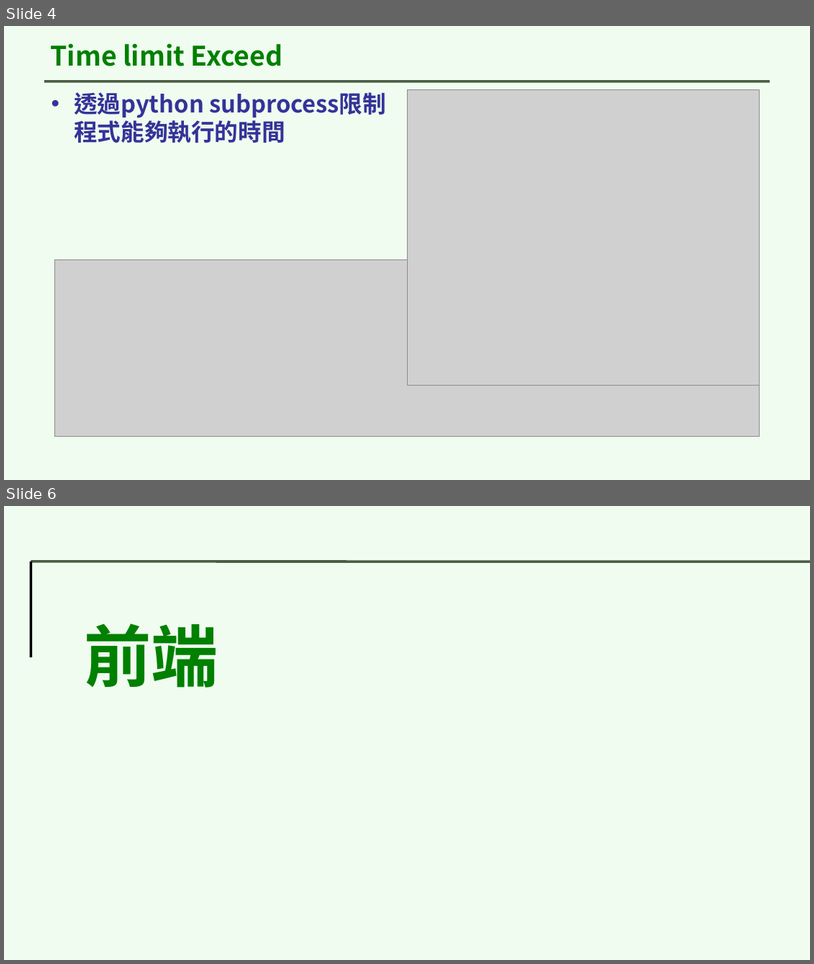
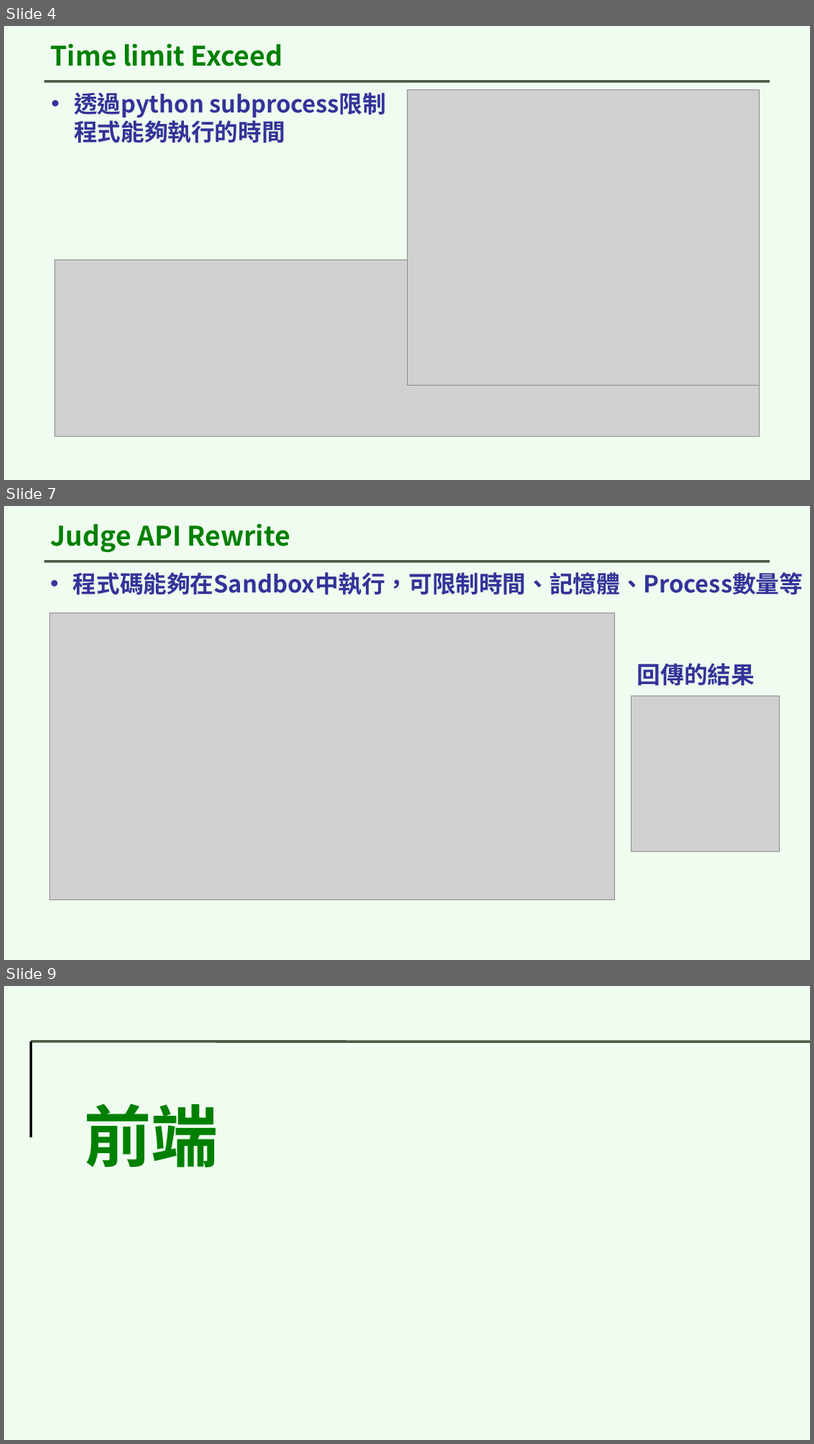
Before and after one commit to youmin1017/logseq, a slide deck: assets/解題平台.pptx. Shown one above the other, each under a label of ours: slides 4 and 6 before the commit, slides 4, 7 and 9 after it; the slides between them are not shown. The pictures are 814x964 and 814x1444 pixels, drawn with LibreOffice and Linux fonts; fonts in the diff are those of the drawing; grey boxes stand for pictures; background and template pictures are left out. Boxes give left, top, right and bottom in pixels: in the first picture for what was removed or moved away, otherwise in the second. Text is boxed around its words. In the diff, an @@ line names an element or a change of style, - is before the commit and + after.

```diff
--- a/assets/解題平台.pptx
+++ b/assets/解題平台.pptx
@@ slide 7 added at [4, 506, 810, 960], background picture (left out); not listed: 1 template element that a slide beside it also shows @@
@@ title added at [50, 523, 291, 552], 32 pt, text #008000, bold @@
+Judge API Rewrite
@@ text added at [73, 572, 803, 595], 28 pt, text #333399, bold @@
+• 程式碼能夠在Sandbox中執行，可限制時間、記憶體、Process數量等
@@ picture added at [50, 613, 615, 899] @@
@@ text added at [638, 663, 755, 685], 28 pt, text #333399, bold @@
+回傳的結果
@@ picture added at [632, 696, 780, 851] @@
@@ what was slide 6 is now slide 9 @@
```
Also in this commit, not shown: 3 other slides added, 1 slide removed.
